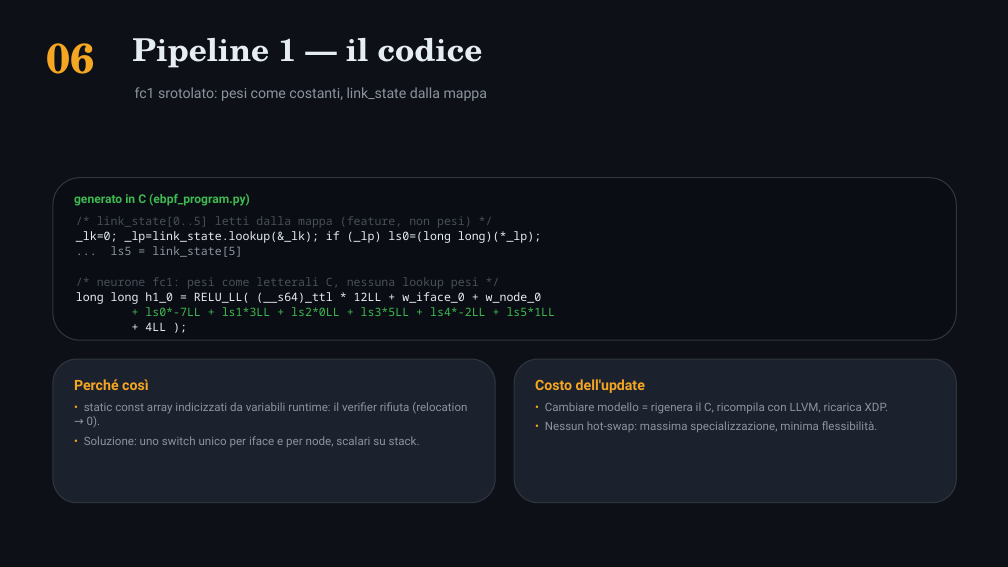
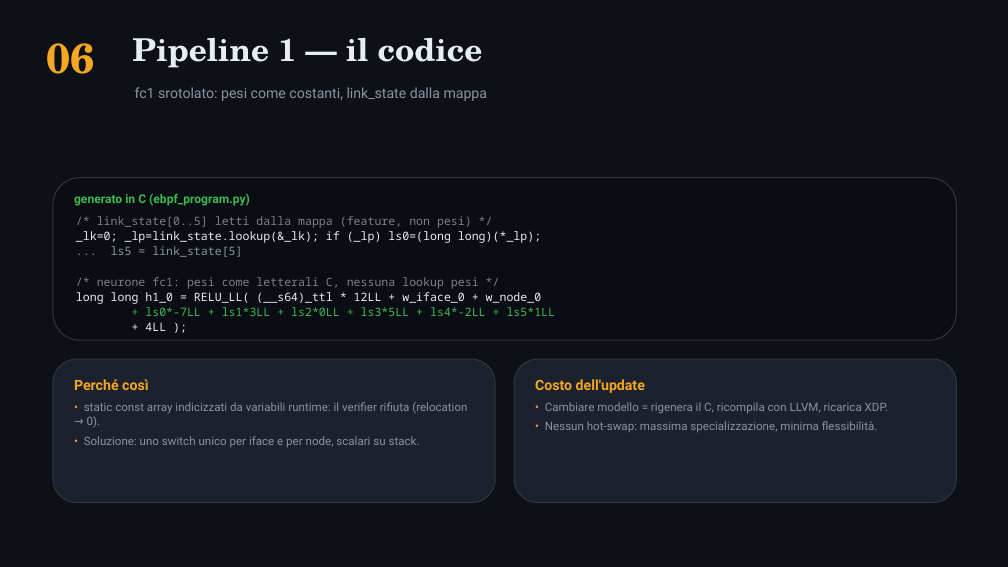
Before and after one commit to ettore-cantile/ipa_lab, a slide deck: slide 7 of docs/IPA_eBPF_pipelines.pptx. Drawn at 1008x567 pixels with LibreOffice and Linux fonts; fonts in the diff are those of the drawing. Boxes give left, top, right and bottom in pixels: in the first picture for what was removed or moved away, otherwise in the second. Text is boxed around its words. In the diff, an @@ line names an element or a change of style, - is before the commit and + after.

```diff
--- a/docs/IPA_eBPF_pipelines.pptx
+++ b/docs/IPA_eBPF_pipelines.pptx
@@ text at bbox=[97, 216, 479, 289]: text colour #484F58 to #808080 in "/* link_state[0..5] letti dalla mappa (feature, non ...", "/* neurone fc1: pesi come letterali C, ..." @@
```
Also in this commit, not shown: 7 other slides changed.
